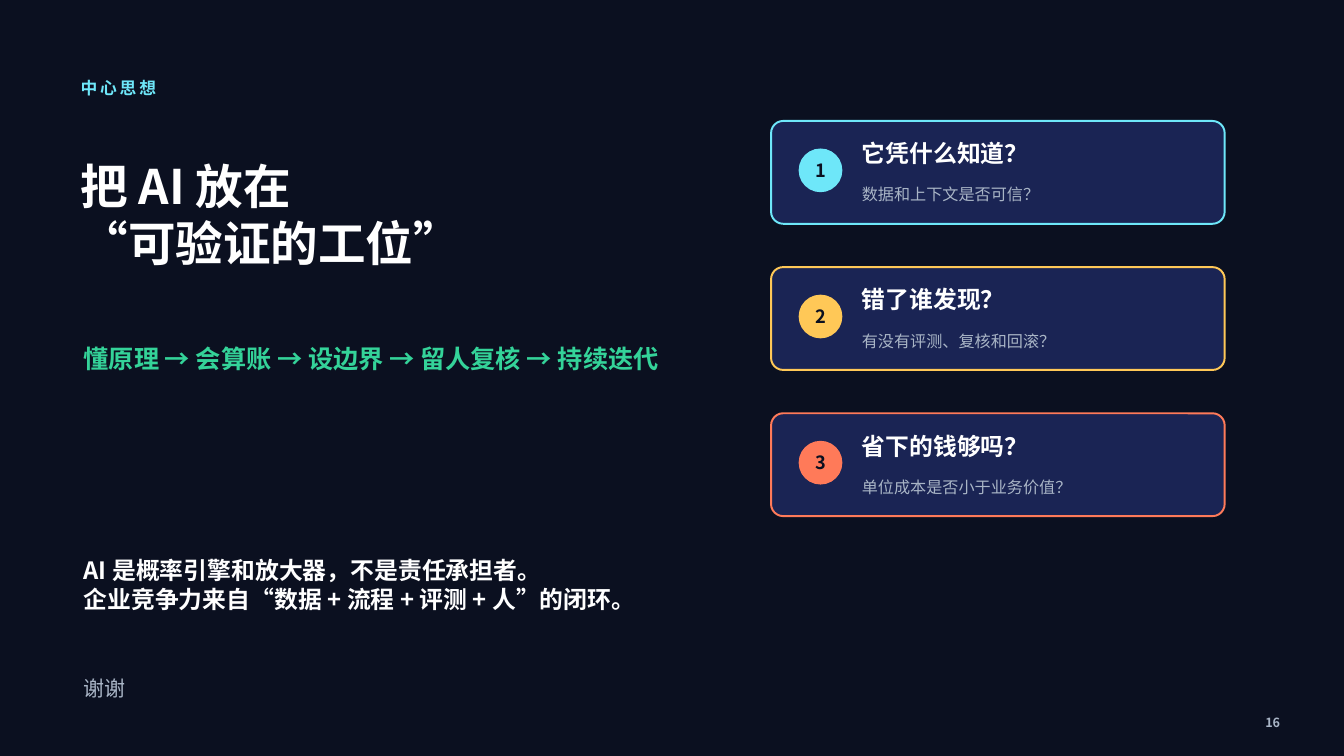
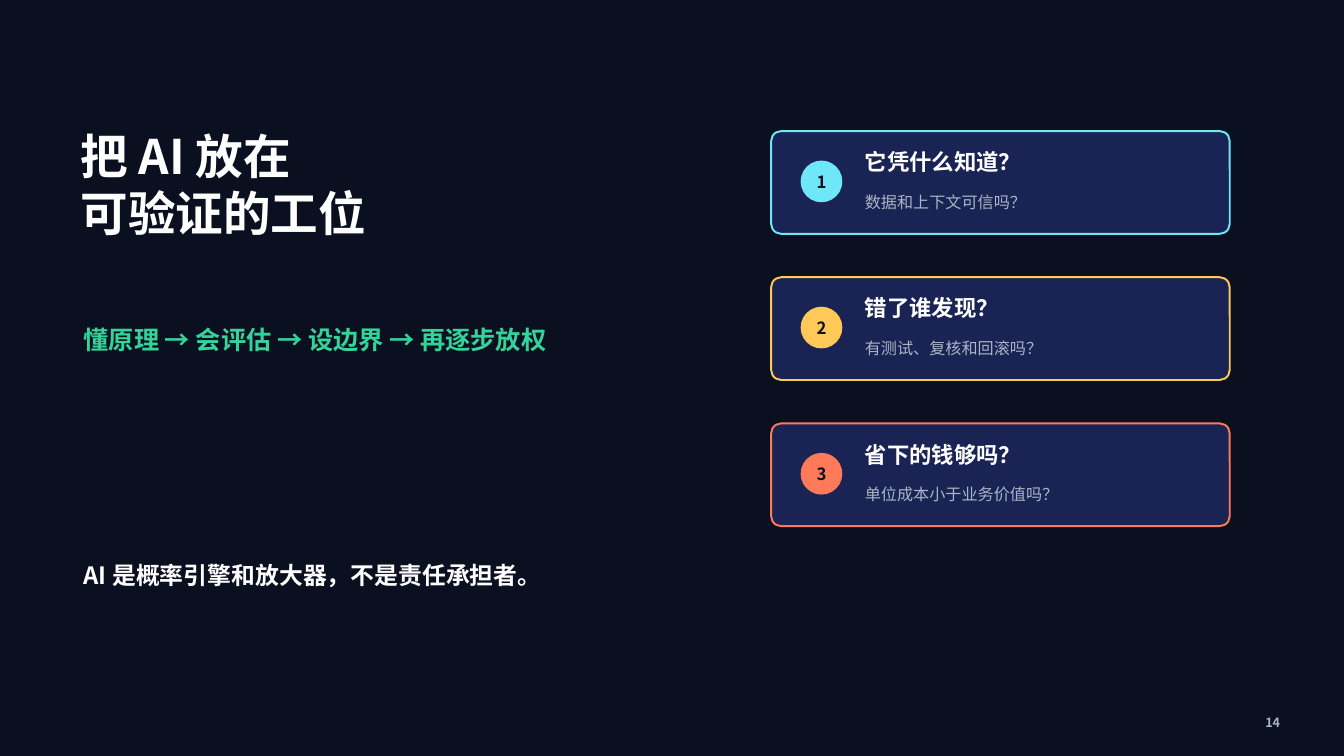
Before and after one commit to ZoMinster/ai-course, a slide deck: slide 14 of ai_from_principles_to_practice.pptx (slide 16 before the commit). Drawn at 1344x756 pixels with LibreOffice and Linux fonts; fonts in the diff are those of the drawing. Boxes give left, top, right and bottom in pixels: in the first picture for what was removed or moved away, otherwise in the second. Text is boxed around its words. In the diff, an @@ line names an element or a change of style, - is before the commit and + after.

```diff
--- a/ai_from_principles_to_practice.pptx
+++ b/ai_from_principles_to_practice.pptx
@@ text removed at <box>81,79,157,96</box> @@
-中心思想
@@ text "把 AI 放在": place and size @@
-text "把 AI 放在" at <box>81,163,461,266</box>
+text "把 AI 放在" at <box>81,133,366,236</box>
@@ text at <box>81,133,291,179</box>: font Noto Sans CJK SC to Noto Sans CJK JP in "把 AI 放在" @@
@@ rounded rectangle: place and size @@
-rounded rectangle at <box>771,121,1225,224</box>
+rounded rectangle at <box>771,131,1230,234</box>
@@ text "它凭什么知道？": place and size @@
-text "它凭什么知道？" at <box>862,141,1029,164</box>
+text "它凭什么知道？" at <box>865,151,1021,172</box>
@@ 3 texts, 2 ellipses: place and size @@
-3 texts, 2 ellipses at <box>800,149,842,484</box>
+3 texts, 2 ellipses at <box>802,161,842,494</box>
@@ text at <box>81,190,366,236</box>: text changed; font Noto Sans CJK SC to Noto Sans CJK JP @@
-“可验证的工位”
+可验证的工位
@@ text at <box>865,194,1026,209</box>: text changed; font Noto Sans CJK SC to Noto Sans CJK JP @@
-数据和上下文是否可信？
+数据和上下文可信吗？
@@ rounded rectangle: place and size @@
-rounded rectangle at <box>771,267,1225,370</box>
+rounded rectangle at <box>771,277,1230,380</box>
@@ size 17 to 16 pt, font Noto Sans CJK SC to Noto Sans CJK JP in 3 elements at <box>865,151,1021,172</box>, <box>865,444,1021,465</box>, <box>865,297,999,318</box> @@
@@ text "错了谁发现？": place and size @@
-text "错了谁发现？" at <box>862,287,1005,310</box>
+text "错了谁发现？" at <box>865,297,999,318</box>
@@ text at <box>84,324,546,356</box>: text changed; font Noto Sans CJK SC to Noto Sans CJK JP @@
-懂原理 → 会算账 → 设边界 → 留人复核 → 持续迭代
+懂原理 → 会评估 → 设边界 → 再逐步放权
@@ size 13 to 12 pt, font Noto Sans CJK SC to Noto Sans CJK JP in 3 elements at <box>817,467,827,481</box>, <box>817,175,827,188</box>, <box>817,321,827,334</box> @@
@@ ellipse: place and size @@
-ellipse at <box>800,295,842,338</box>
+ellipse at <box>802,308,842,348</box>
@@ text at <box>865,340,1042,355</box>: text changed; font Noto Sans CJK SC to Noto Sans CJK JP @@
-有没有评测、复核和回滚？
+有测试、复核和回滚吗？
@@ proportions changed in 3 elements at <box>771,131,1230,234</box>, <box>771,277,1230,380</box>, <box>771,423,1230,526</box> @@
@@ rounded rectangle: place and size @@
-rounded rectangle at <box>771,413,1225,516</box>
+rounded rectangle at <box>771,423,1230,526</box>
@@ text "省下的钱够吗？": place and size @@
-text "省下的钱够吗？" at <box>862,434,1029,457</box>
+text "省下的钱够吗？" at <box>865,444,1021,465</box>
@@ text at <box>865,486,1058,501</box>: text changed; font Noto Sans CJK SC to Noto Sans CJK JP @@
-单位成本是否小于业务价值？
+单位成本小于业务价值吗？
@@ text "AI 是概率引擎和放大器，不是责任承担者。" at <box>84,563,541,587</box>: font Noto Sans CJK SC to Noto Sans CJK JP @@
@@ text at <box>84,587,635,610</box>: paragraph removed @@
-企业竞争力来自“数据 + 流程 + 评测 + 人”的闭环。
@@ text removed at <box>84,678,126,698</box> @@
-谢谢
@@ text at <box>1265,717,1280,727</box>: text changed; font Noto Sans CJK SC to Noto Sans CJK JP @@
-16
+14
```
Also in this commit, not shown: 7 other slides changed, 6 slides added, 8 slides removed, 2 other files.
